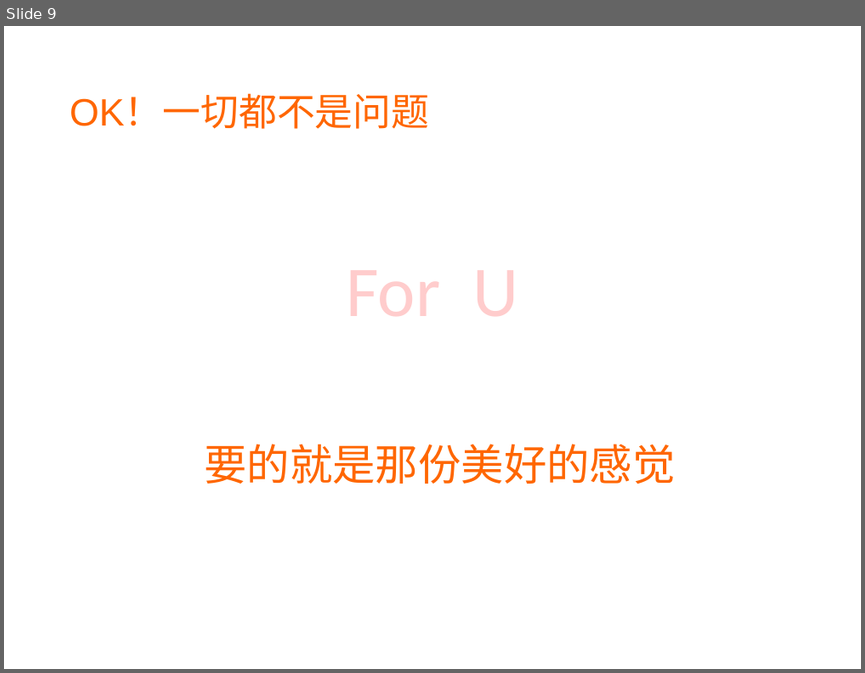
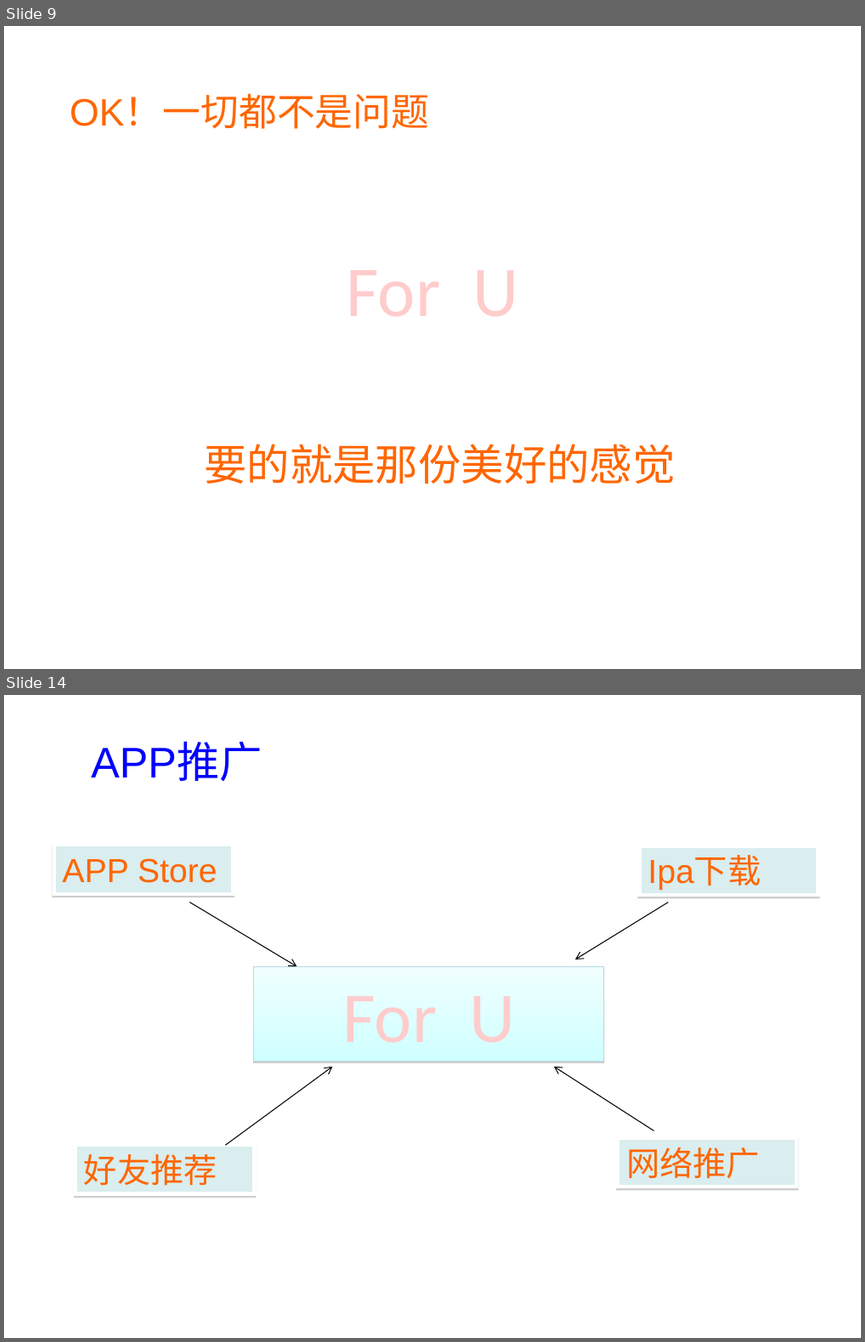
Before and after one commit to sx1989827/teambition, a slide deck: document/商业计划书.ppt. Shown one above the other, each under a label of ours: slide 9 before the commit, slides 9 and 14 after it; the slides between them are not shown. The pictures are 865x673 and 865x1342 pixels, drawn with LibreOffice and Linux fonts; fonts in the diff are those of the drawing. Boxes give left, top, right and bottom in pixels: in the first picture for what was removed or moved away, otherwise in the second. Text is boxed around its words. In the diff, an @@ line names an element or a change of style, - is before the commit and + after.

```diff
--- a/document/商业计划书.ppt
+++ b/document/商业计划书.ppt
@@ slide 14 added at (4,695,861,1338), background #FFFFFF @@
@@ text added at (91,743,262,781), 36 pt, text #0000FF @@
+APP推广
@@ rectangle added at (53,845,232,894), fill #DAEDEF, outline #FFFFFF 3 pt, 28 pt, text #FF6600 @@
+APP Store
@@ rectangle added at (640,845,818,895), fill #DAEDEF, outline #FFFFFF 3 pt, 28 pt, text #FF6600 @@
+Ipa下载
@@ arrow added from (190, 902) to (297, 967), #000000 0.74 pt @@
@@ arrow added from (668, 902) to (575, 959), #000000 0.74 pt @@
@@ rectangle added at (254,967,604,1061), fill gradient #F0FFFF to #CFFFFF, outline #B6DCDF 0.74 pt, 60 pt, text #FFCCCC @@
+For U
@@ arrow added from (225, 1145) to (332, 1066), #000000 0.74 pt @@
@@ arrow added from (653, 1130) to (554, 1066), #000000 0.74 pt @@
@@ rectangle added at (75,1145,253,1194), fill #DAEDEF, outline #FFFFFF 3 pt, 28 pt, text #FF6600 @@
+好友推荐
@@ rectangle added at (619,1138,796,1187), fill #DAEDEF, outline #FFFFFF 3 pt, 28 pt, text #FF6600 @@
+网络推广
```
Also in this commit, not shown: 1 slide changed, 10 other slides added.
